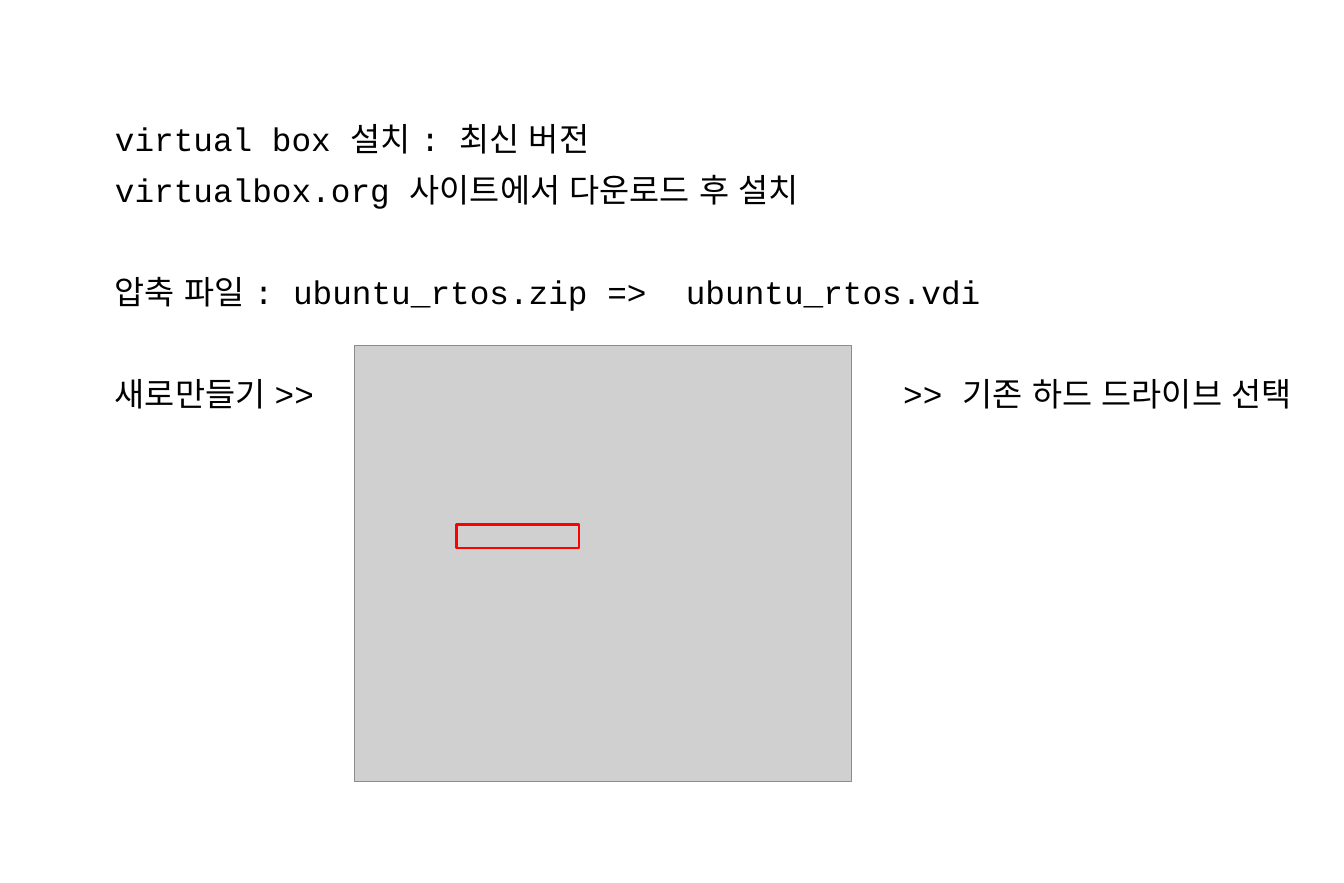
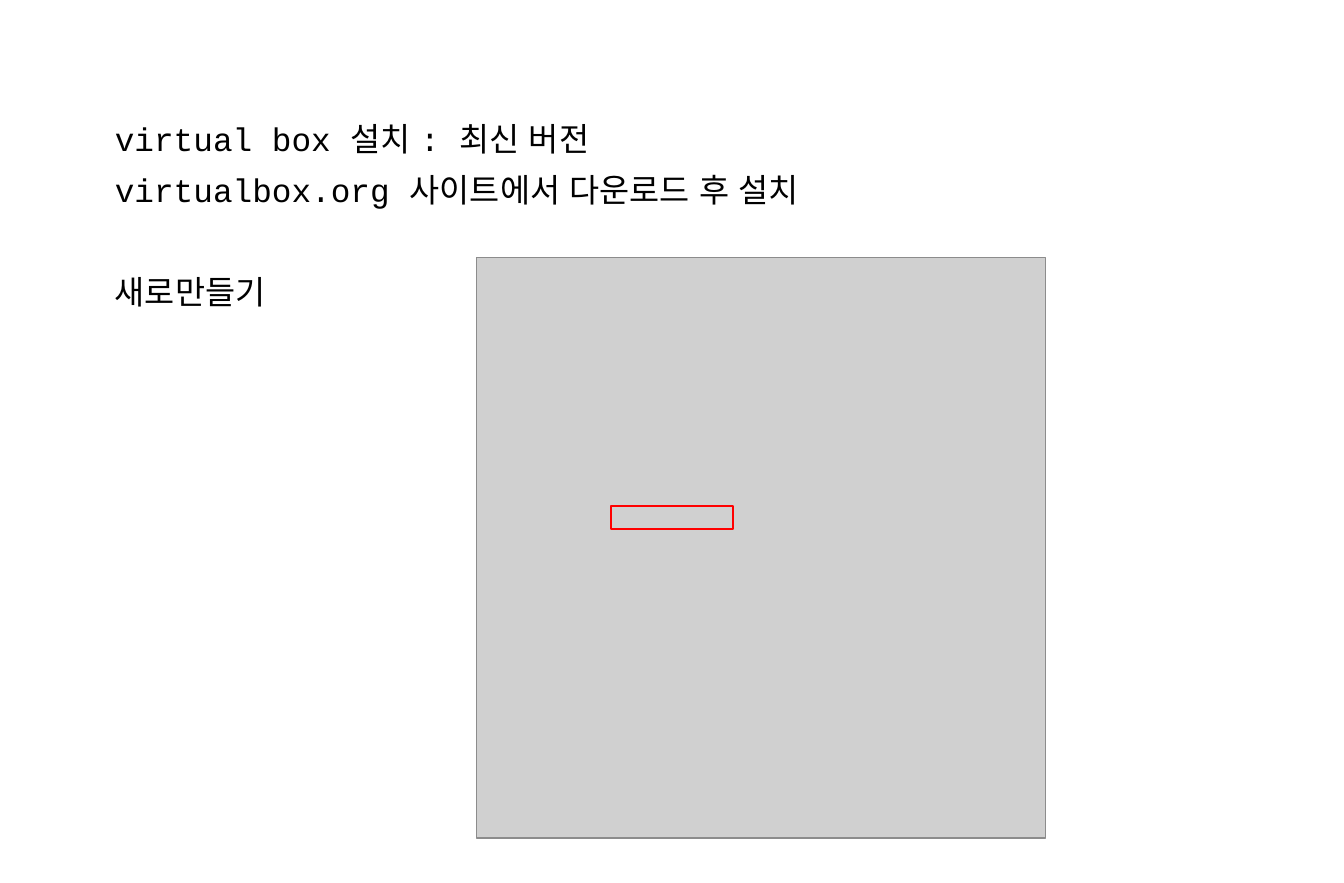
Before and after one commit to imguru-mooc/RTOS_uCOSII, a slide deck: slide 4 of RTOS.pptx. Drawn at 1344x883 pixels with LibreOffice and Linux fonts; fonts in the diff are those of the drawing; grey boxes stand for pictures. Boxes give left, top, right and bottom in pixels: in the first picture for what was removed or moved away, otherwise in the second. Text is boxed around its words. In the diff, an @@ line names an element or a change of style, - is before the commit and + after.

```diff
--- a/RTOS.pptx
+++ b/RTOS.pptx
@@ picture added at (477,258,1045,838) @@
@@ text at (115,277,266,307): text changed @@
-압축 파일 : ubuntu_rtos.zip => ubuntu_rtos.vdi
-새로만들기 >> >> 기존 하드 드라이브 선택
+새로만들기
@@ picture removed at (354,346,851,781) @@
@@ rectangle: place and size @@
-rectangle at (457,524,579,547)
+rectangle at (611,506,733,530)
```
Also in this commit, not shown: 63 other slides changed, 28 slides added, 4 slides removed.
